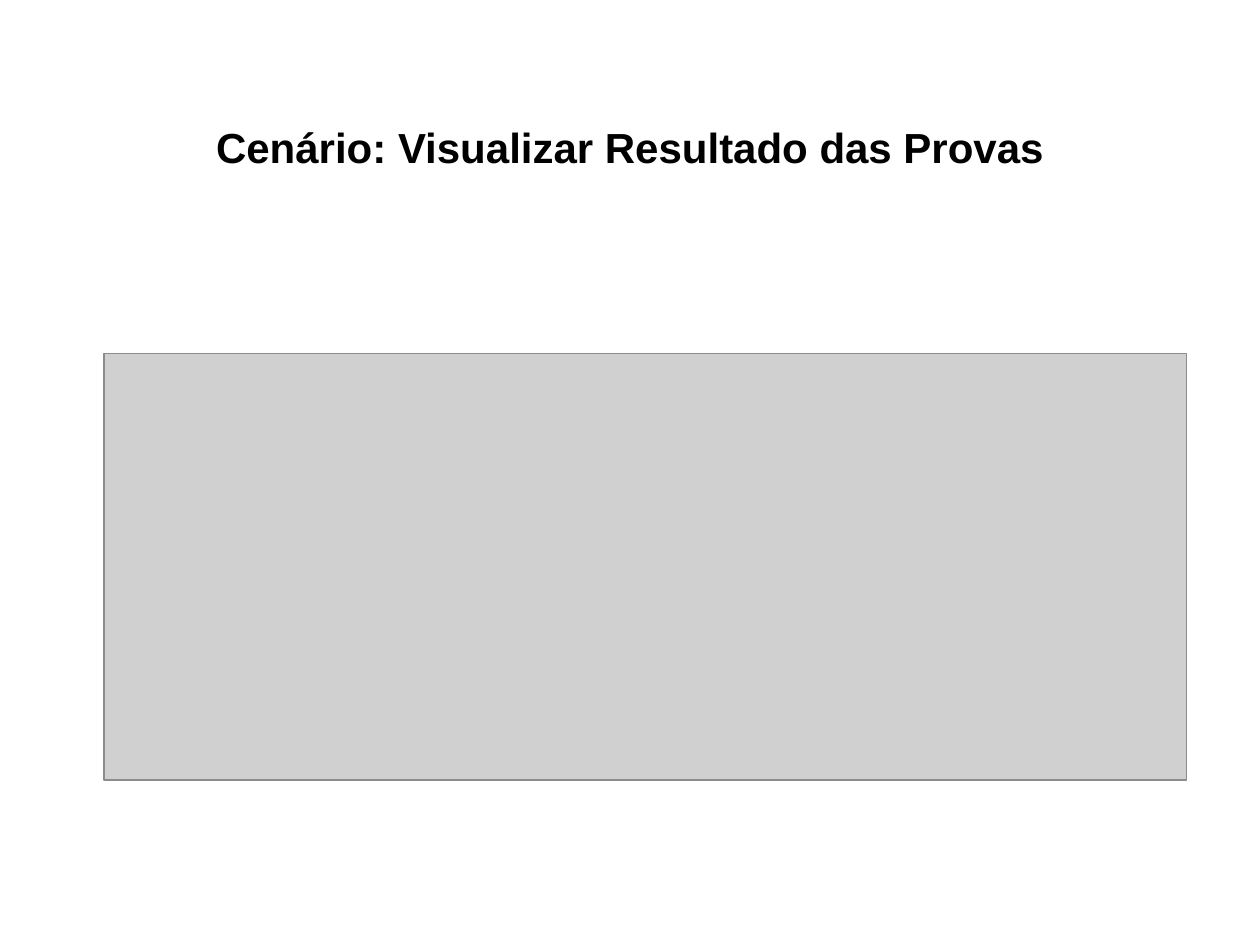
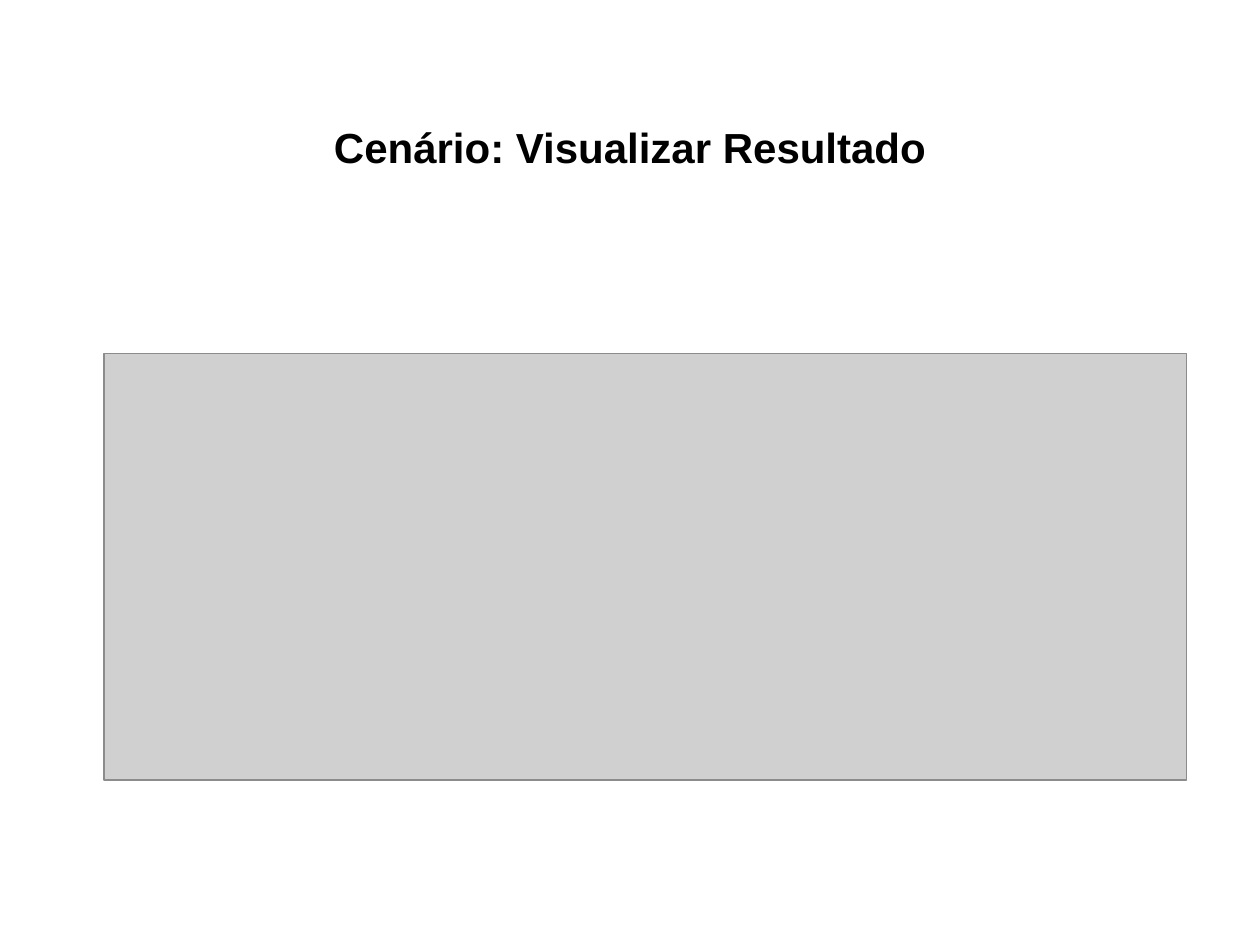
Before and after one commit to leozabotto/smart-owl, a slide deck: slide 3 of Artefatos/15 - Arquitetura de Negócio para cada Cenário.pptx (slide 4 before the commit). Drawn at 1260x945 pixels with LibreOffice and Linux fonts; fonts in the diff are those of the drawing; grey boxes stand for pictures. Boxes give left, top, right and bottom in pixels: in the first picture for what was removed or moved away, otherwise in the second. Text is boxed around its words. In the diff, an @@ line names an element or a change of style, - is before the commit and + after.

```diff
--- a/Artefatos/15 - Arquitetura de Negócio para cada Cenário.pptx
+++ b/Artefatos/15 - Arquitetura de Negócio para cada Cenário.pptx
@@ text at (334, 132, 926, 164): text changed @@
-Cenário: Visualizar Resultado das Provas
+Cenário: Visualizar Resultado
```
Also in this commit, not shown: 2 other slides changed, 3 slides removed, 3 other files.
